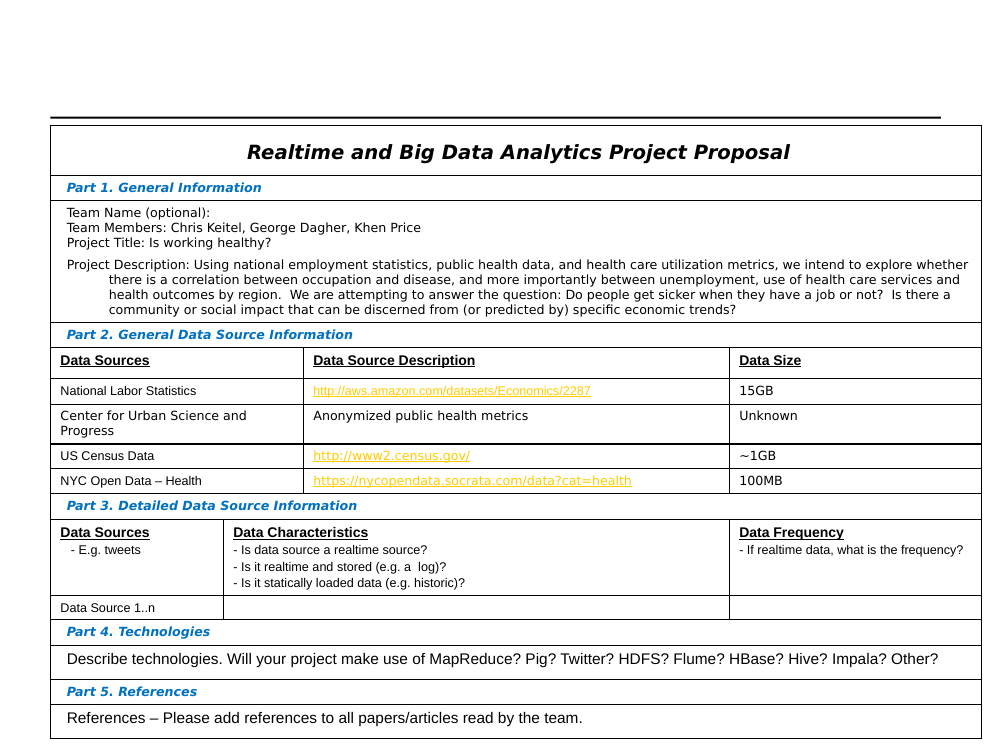
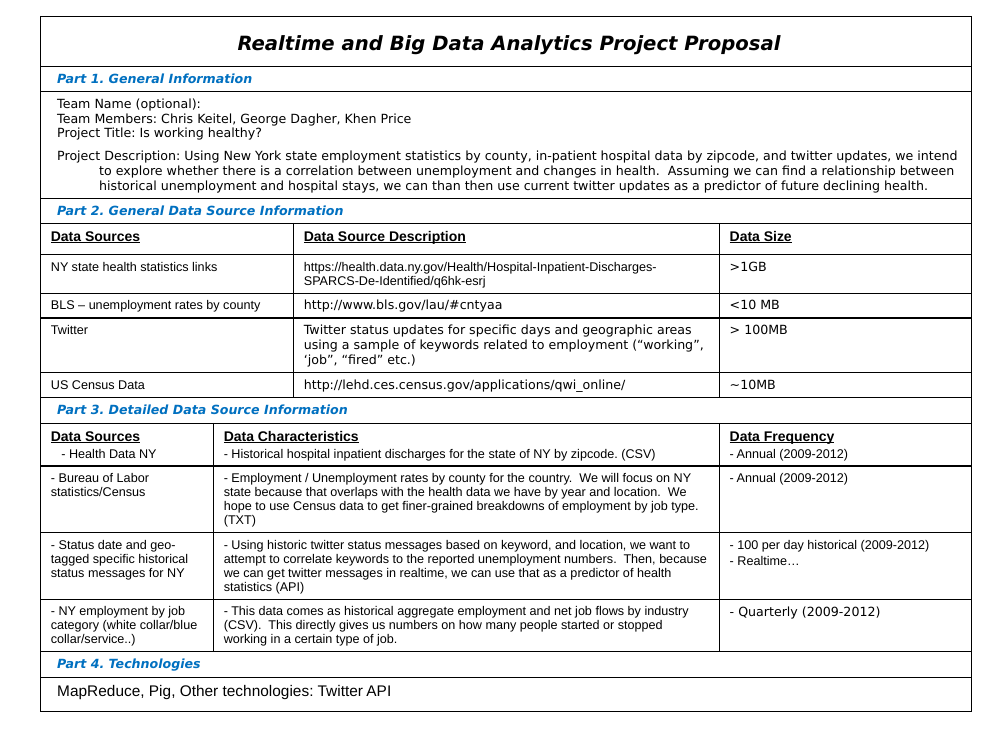
Before and after one commit to ck1456/BigData_sp2014, a slide deck: slide 1 of Proposal/Project Proposal.pptx. Drawn at 1008x756 pixels with LibreOffice and Linux fonts; fonts in the diff are those of the drawing. Boxes give left, top, right and bottom in pixels: in the first picture for what was removed or moved away, otherwise in the second. Text is boxed around its words. In the diff, an @@ line names an element or a change of style, - is before the commit and + after.

Commit message:
Updated Project proposal to cover sections 1 - 5

```diff
--- a/Proposal/Project Proposal.pptx
+++ b/Proposal/Project Proposal.pptx
@@ table at [41,16,973,718] @@
-row 3, column 1: Team Name (optional): / Team Members: Chris Keitel, George Dagher, Khen Price / Project Title: Is working healthy? / Project Description: Using national employment statistics, public health data, and health care utilization metrics, we intend to explore whether there is a correlation between occupation and disease, and more importantly between unemployment, use of health care services and health outcomes by region. We are attempting to answer the question: Do people get sicker when they have a job or not? Is there a community or social impact that can be discerned from (or predicted by) specific economic trends?
+row 3, column 1: Team Name (optional): / Team Members: Chris Keitel, George Dagher, Khen Price / Project Title: Is working healthy? / Project Description: Using New York state employment statistics by county, in-patient hospital data by zipcode, and twitter updates, we intend to explore whether there is a correlation between unemployment and changes in health. Assuming we can find a relationship between historical unemployment and hospital stays, we can than then use current twitter updates as a predictor of future declining health.
-row 6: National Labor Statistics |  | http://aws.amazon.com/datasets/Economics/2287 | 15GB
+row 6: NY state health statistics links |  | https://health.data.ny.gov/Health/Hospital-Inpatient-Discharges-SPARCS-De-Identified/q6hk-esrj | >1GB
-row 7: Center for Urban Science and Progress |  | Anonymized public health metrics | Unknown
+row 7: BLS – unemployment rates by county |  | http://www.bls.gov/lau/#cntyaa | <10 MB
-row 8: US Census Data |  | http://www2.census.gov/ | ~1GB
+row 8: Twitter |  | Twitter status updates for specific days and geographic areas using a sample of keywords related to employment (“working”, ‘job”, “fired” etc.) | > 100MB
-row 9: NYC Open Data – Health |  | https://nycopendata.socrata.com/data?cat=health | 100MB
+row 9: US Census Data |  | http://lehd.ces.census.gov/applications/qwi_online/ | ~10MB
-row 11: Data Sources / - E.g. tweets | Data Characteristics / - Is data source a realtime source? / - Is it realtime and stored (e.g. a log)? / - Is it statically loaded data (e.g. historic)? |  | Data Frequency / - If realtime data, what is the frequency?
-row 12: Data Source 1..n |  |  | 
+row 11: Data Sources / - Health Data NY | Data Characteristics / Historical hospital inpatient discharges for the state of NY by zipcode. (CSV) |  | Data Frequency / Annual (2009-2012)
+row 12: - Bureau of Labor statistics/Census | - Employment / Unemployment rates by county for the country. We will focus on NY state because that overlaps with the health data we have by year and location. We hope to use Census data to get finer-grained breakdowns of employment by job type. (TXT) |  | - Annual (2009-2012)
+row 13: - Status date and geo-tagged specific historical status messages for NY | - Using historic twitter status messages based on keyword, and location, we want to attempt to correlate keywords to the reported unemployment numbers. Then, because we can get twitter messages in realtime, we can use that as a predictor of health statistics (API) |  | - 100 per day historical (2009-2012) / - Realtime…
+row 14: - NY employment by job category (white collar/blue collar/service..) | - This data comes as historical aggregate employment and net job flows by industry (CSV). This directly gives us numbers on how many people started or stopped working in a certain type of job. |  | - Quarterly (2009-2012)
-row 14: Describe technologies. Will your project make use of MapReduce? Pig? Twitter? HDFS? Flume? HBase? Hive? Impala? Other? |  |  | 
-row 15: Part 5. References |  |  | 
-row 16: References – Please add references to all papers/articles read by the team. |  |  | 
+row 16: MapReduce, Pig, Other technologies: Twitter API |  |  | 
@@ table: place and size @@
-table at [50,126,982,737]
+table at [41,16,973,718]
@@ line removed from (50, 118) to (940, 118) @@
@@ text removed at [69,721,145,723] @@
-Spring 2014
@@ text removed at [402,721,606,726] @@
-Realtime and Big Data Analytics
```
Also in this commit, not shown: 1 slide added.
